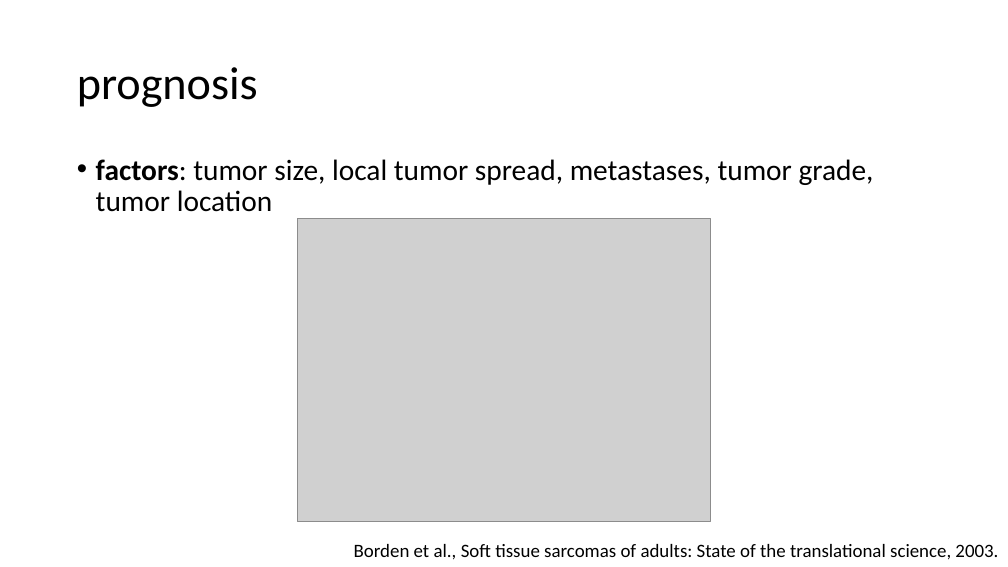
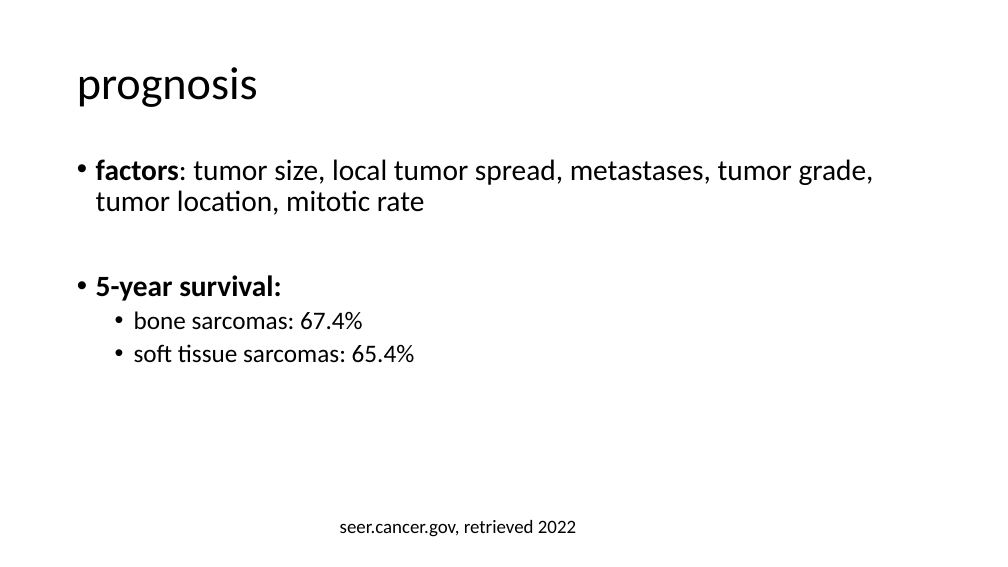
Before and after one commit to danielbreitenmoser/sarcoma, a slide deck: slide 4 of sarcoma.pptx. Drawn at 1008x567 pixels with LibreOffice and Linux fonts; fonts in the diff are those of the drawing; grey boxes stand for pictures. Boxes give left, top, right and bottom in pixels: in the first picture for what was removed or moved away, otherwise in the second. Text is boxed around its words. In the diff, an @@ line names an element or a change of style, - is before the commit and + after.

```diff
--- a/sarcoma.pptx
+++ b/sarcoma.pptx
@@ text at <box>96,159,874,363</box>: text changed @@
-• factors: tumor size, local tumor spread, metastases, tumor grade, tumor location
+• factors: tumor size, local tumor spread, metastases, tumor grade, tumor location, mitotic rate
+• 5-year survival:
+  • bone sarcomas: 67.4%
+  • soft tissue sarcomas: 65.4%
@@ picture removed at <box>298,219,711,523</box> @@
@@ text added at <box>340,520,576,537</box>, 18 pt, text #000000 @@
+seer.cancer.gov, retrieved 2022
@@ text removed at <box>354,544,998,560</box> @@
-Borden et al., Soft tissue sarcomas of adults: State of the translational science, 2003.
```
Also in this commit, not shown: 1 other slide changed, 2 slides added, 1 slide removed.
